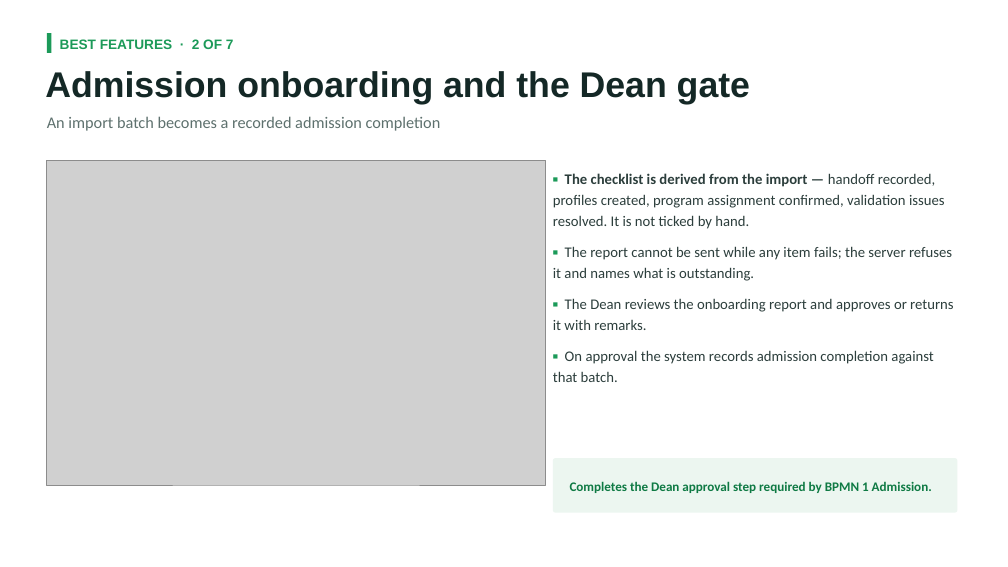
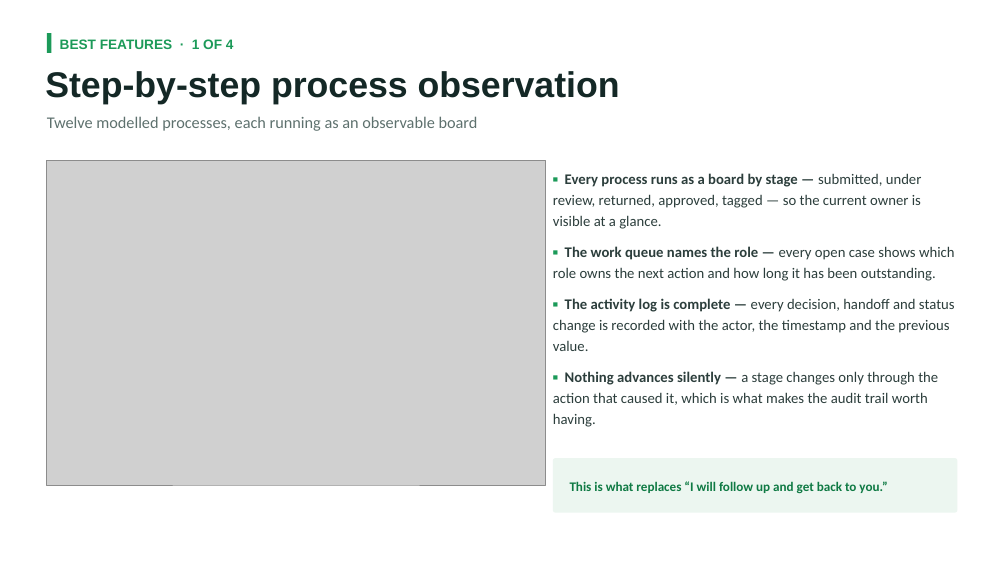
Before and after one commit to miguisanson/CAPSTONE-USLS-MVP, a slide deck: slide 6 of Documents/CAPSTONE_ONLY/CAP-IT1 Defense Deck.pptx (slide 14 before the commit). Drawn at 1008x567 pixels with LibreOffice and Linux fonts; fonts in the diff are those of the drawing; grey boxes stand for pictures; background and template pictures are left out. Boxes give left, top, right and bottom in pixels: in the first picture for what was removed or moved away, otherwise in the second. Text is boxed around its words. In the diff, an @@ line names an element or a change of style, - is before the commit and + after.

```diff
--- a/Documents/CAPSTONE_ONLY/CAP-IT1 Defense Deck.pptx
+++ b/Documents/CAPSTONE_ONLY/CAP-IT1 Defense Deck.pptx
@@ text at [60,39,234,49]: text changed @@
-BEST FEATURES · 2 OF 7
+BEST FEATURES · 1 OF 4
@@ text at [45,71,620,104]: text changed @@
-Admission onboarding and the Dean gate
+Step-by-step process observation
@@ text at [47,116,478,131]: text changed @@
-An import batch becomes a recorded admission completion
+Twelve modelled processes, each running as an observable board
@@ text at [553,173,955,427]: text changed @@
-▪ The checklist is derived from the import — handoff recorded, profiles created, program assignment confirmed, validation issues resolved. It is not ticked by hand.
-▪ The report cannot be sent while any item fails; the server refuses it and names what is outstanding.
-▪ The Dean reviews the onboarding report and approves or returns it with remarks.
-▪ On approval the system records admission completion against that batch.
+▪ Every process runs as a board by stage — submitted, under review, returned, approved, tagged — so the current owner is visible at a glance.
+▪ The work queue names the role — every open case shows which role owns the next action and how long it has been outstanding.
+▪ The activity log is complete — every decision, handoff and status change is recorded with the actor, the timestamp and the previous value.
+▪ Nothing advances silently — a stage changes only through the action that caused it, which is what makes the audit trail worth having.
@@ text at [570,481,887,494]: text changed @@
-Completes the Dean approval step required by BPMN 1 Admission.
+This is what replaces “I will follow up and get back to you.”
```
Also in this commit, not shown: 5 other slides changed, 2 slides added, 14 slides removed, 7 other files.
